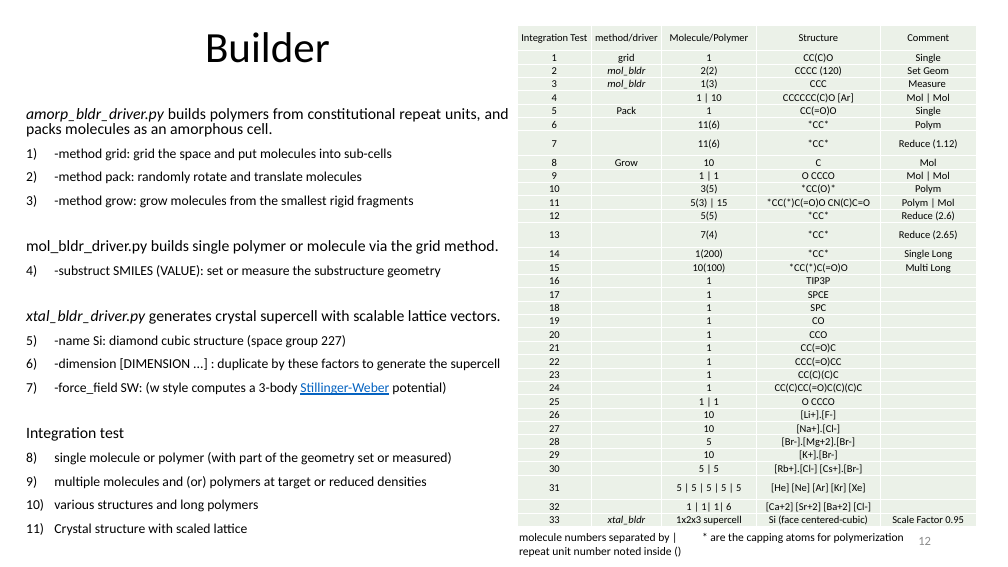
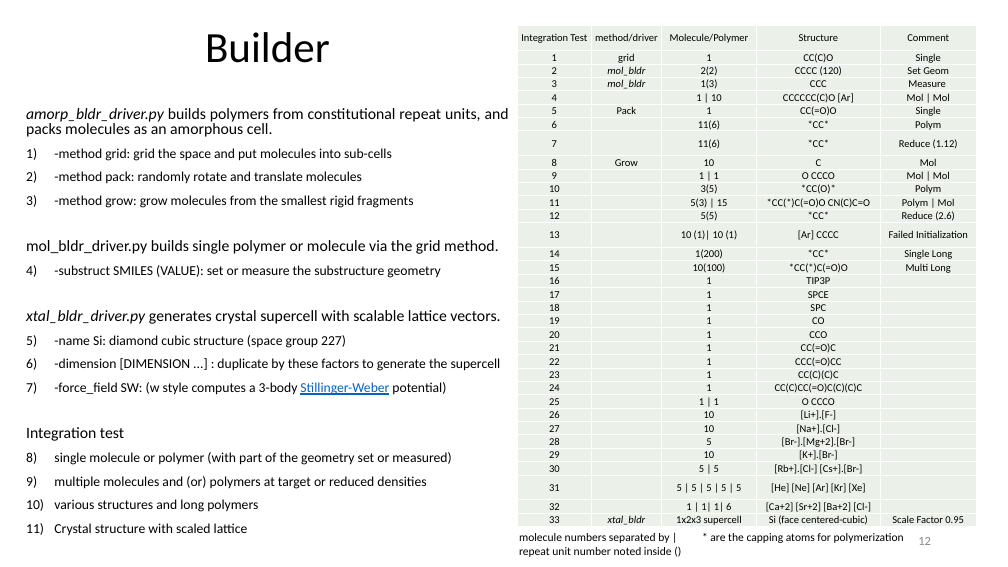
Before and after one commit to zhteg4pvt/nemd, a slide deck: slide 12 of docs/power_point/nemd.pptx. Drawn at 1008x567 pixels with LibreOffice and Linux fonts; fonts in the diff are those of the drawing. Boxes give left, top, right and bottom in pixels: in the first picture for what was removed or moved away, otherwise in the second. Text is boxed around its words. In the diff, an @@ line names an element or a change of style, - is before the commit and + after.

Commit message:
itests checks reduced density, initiator relocation, and failed initialization

```diff
--- a/docs/power_point/nemd.pptx
+++ b/docs/power_point/nemd.pptx
@@ table at [517,26,977,529] @@
-row 14: 13 |  | 7(4) | *CC* | Reduce (2.65)
+row 14: 13 |  | 10 (1)| 10 (1) | [Ar] CCCC | Failed Initialization
```
Also in this commit, not shown: 10 other files.
